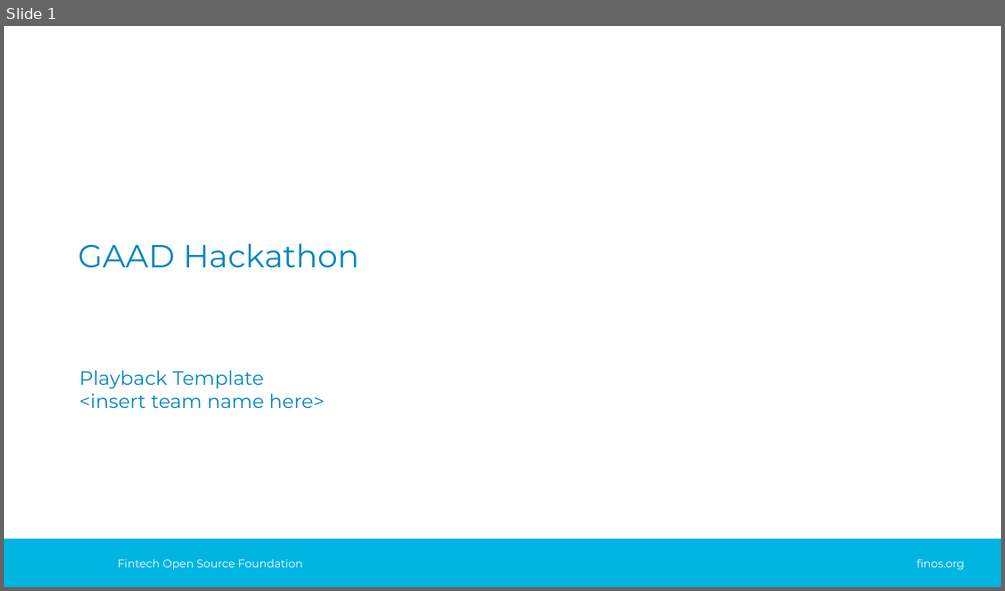
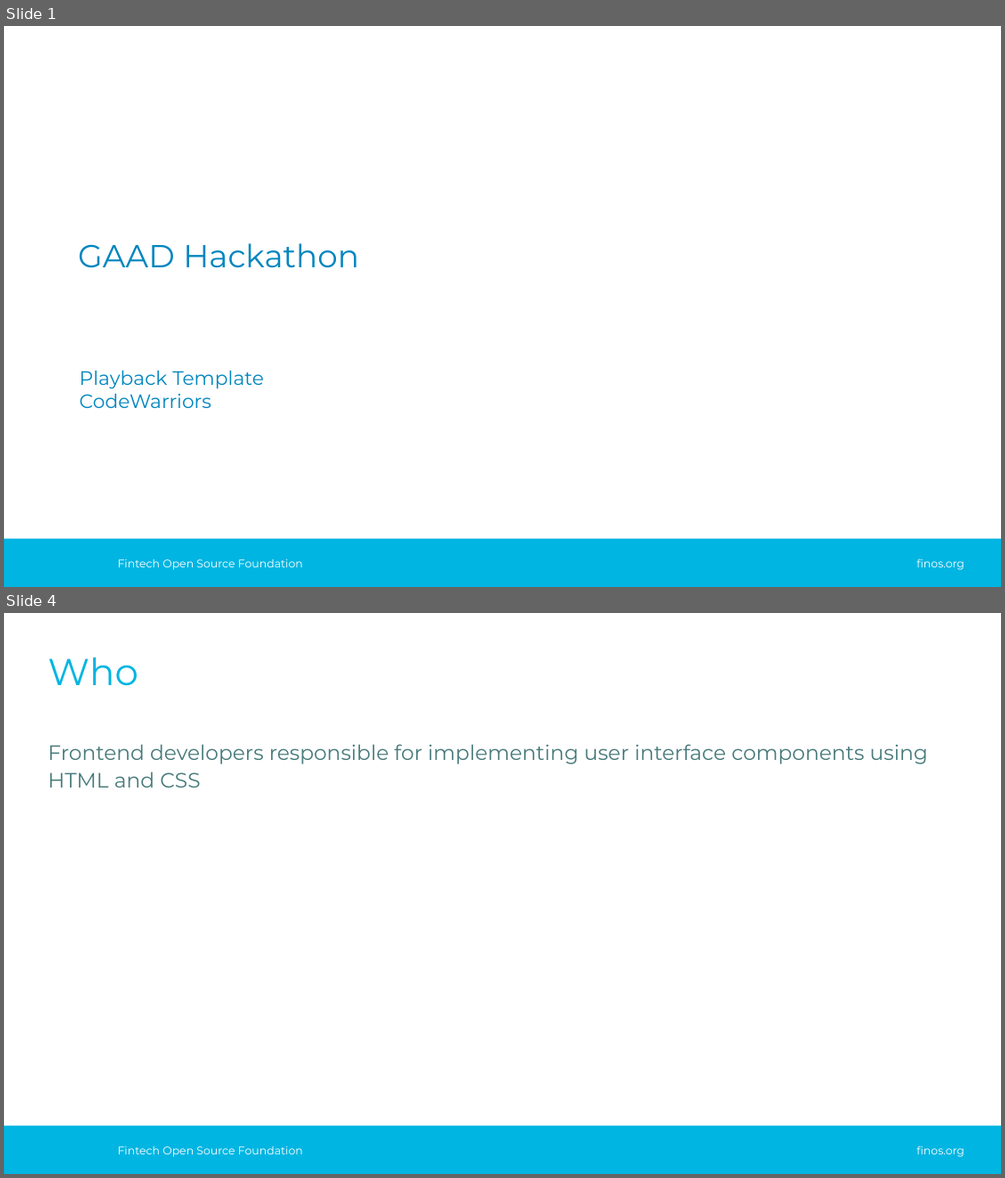
Before and after one commit to yaw-sid/CodeWarriors, a slide deck: hackproject/presentations/gaad-hackathon-playback-template.pptx. Shown one above the other, each under a label of ours: slide 1 before the commit, slides 1 and 4 after it; the slides between them are not shown. The pictures are 1005x591 and 1005x1178 pixels, drawn with LibreOffice and Linux fonts; fonts in the diff are those of the drawing; background and template pictures are left out. Boxes give left, top, right and bottom in pixels: in the first picture for what was removed or moved away, otherwise in the second. Text is boxed around its words. In the diff, an @@ line names an element or a change of style, - is before the commit and + after.

```diff
--- a/hackproject/presentations/gaad-hackathon-playback-template.pptx
+++ b/hackproject/presentations/gaad-hackathon-playback-template.pptx
@@ slide 4 added at box(4, 613, 1001, 1174), background #FFFFFF; not listed: 3 template elements that a slide beside it also shows @@
@@ title added at box(48, 657, 138, 686), 27 pt, text #00B5E2 @@
+Who
@@ text added at box(48, 744, 928, 787), 15 pt, text #487A7B @@
+Frontend developers responsible for implementing user interface components using HTML and CSS
@@ slide 1 changed as well @@
@@ subtitle at box(80, 393, 211, 408): text changed @@
-<insert team name here>
+CodeWarriors
```
Also in this commit, not shown: 7 other slides added, 8 slides removed.
